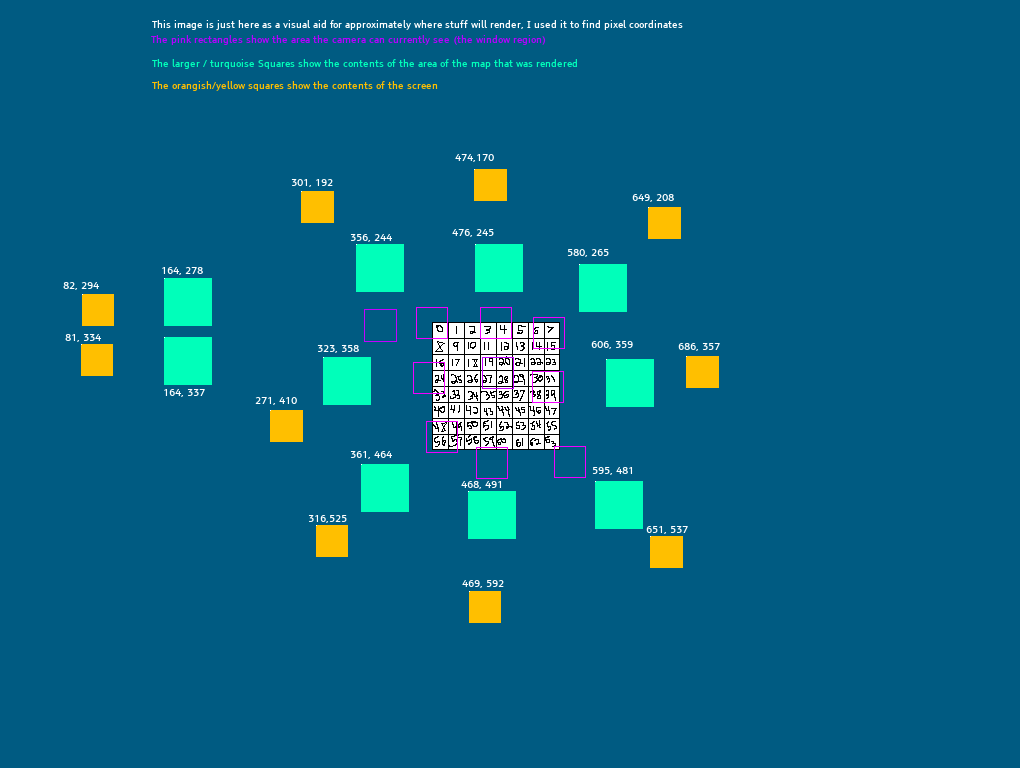
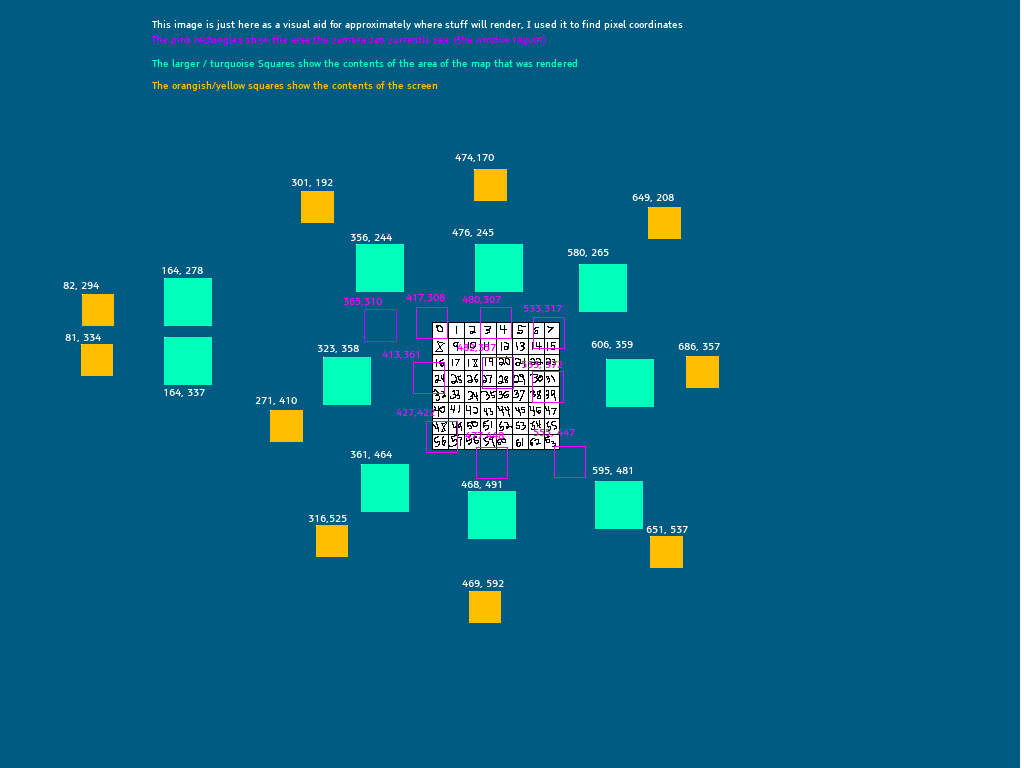
Layers edited between the first and the second (1024, 768) image:
added layer "555, 447" above "477,448" over bbox(533, 429, 575, 437)
added layer "477,448" above "427,422" over bbox(465, 432, 504, 440)
added layer "427,422" above "533, 372" over bbox(396, 409, 435, 417)
added layer "533, 372" above "482,357" over bbox(521, 361, 563, 369)
added layer "482,357" above "533,317" over bbox(457, 344, 496, 352)
added layer "533,317" above "480,307" over bbox(523, 305, 562, 313)
added layer "480,307" above "365,310" over bbox(462, 296, 501, 304)
added layer "365,310" above "417,308" over bbox(343, 298, 382, 306)
added layer "417,308" above "413,361" over bbox(406, 294, 445, 302)
added layer "413,361" above "271, 410" over bbox(382, 351, 420, 359)
